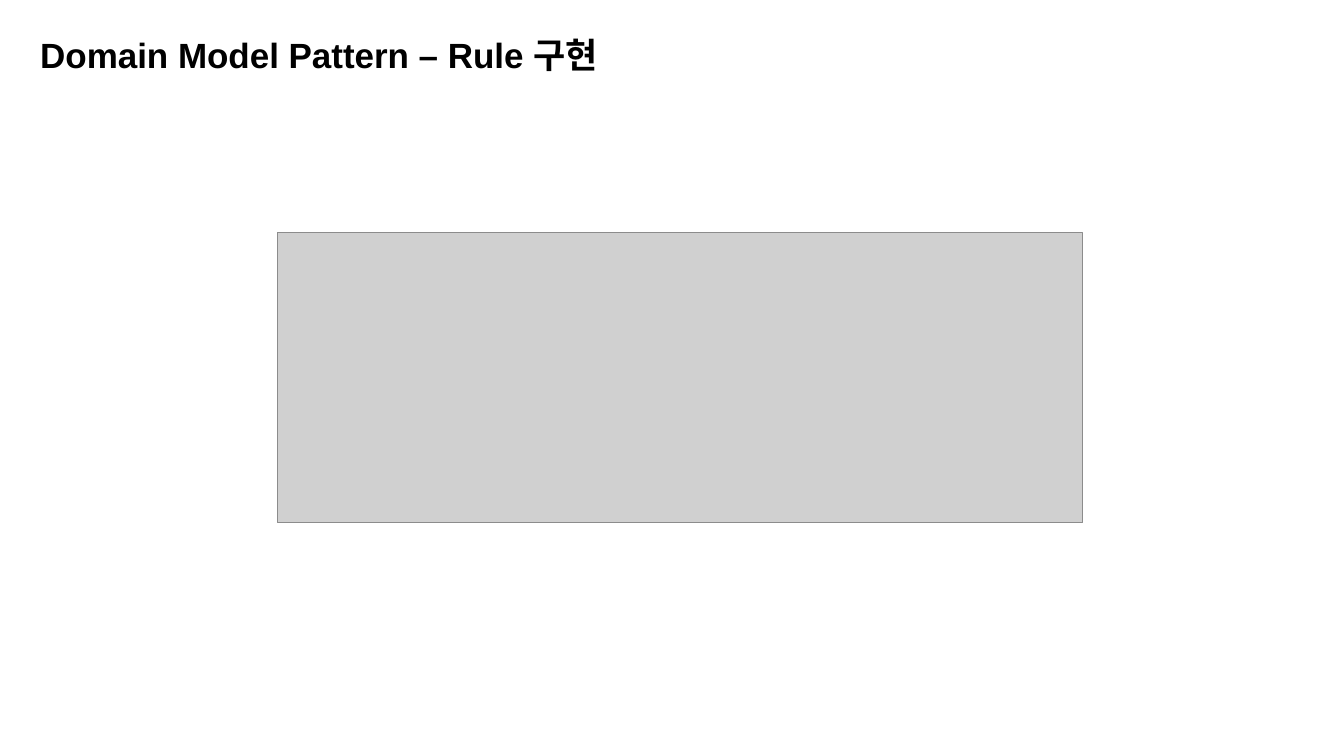
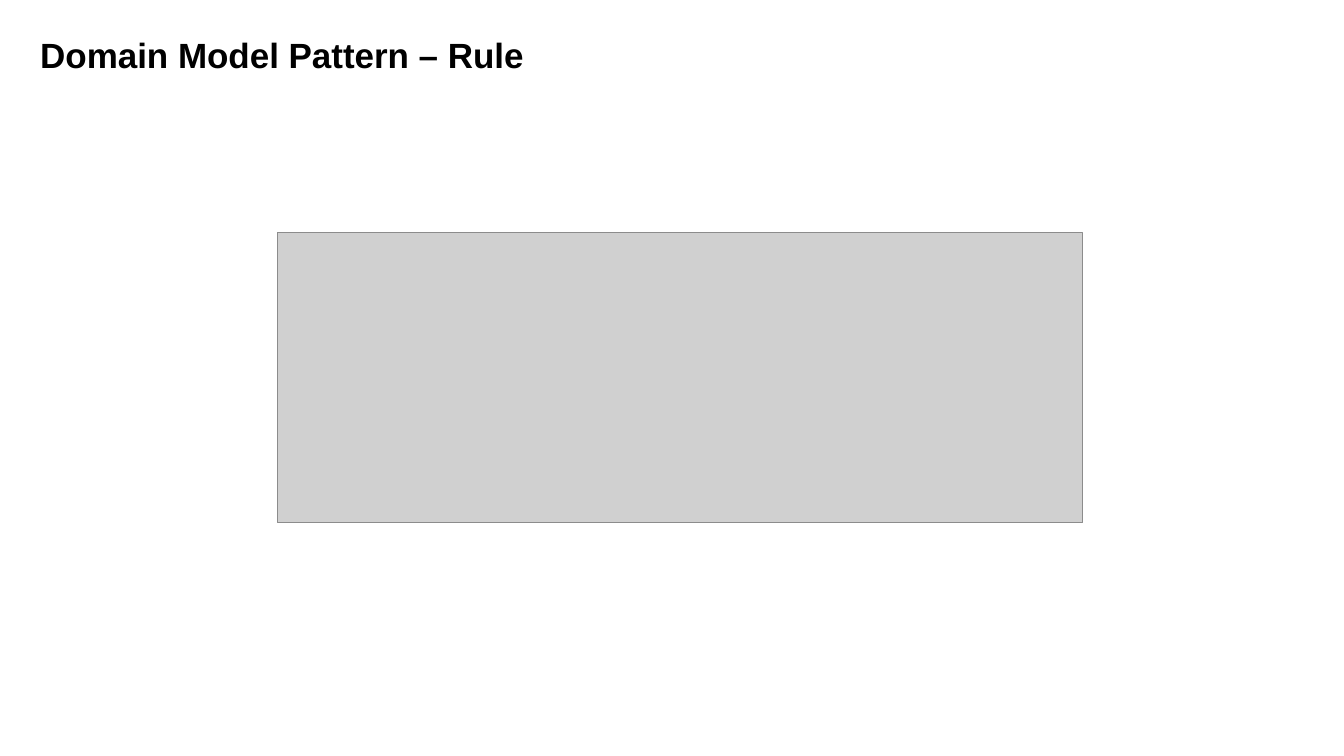
Before and after one commit to K-Diger/RealOOP, a slide deck: slide 22 of RealOOP.pptx (slide 21 before the commit). Drawn at 1344x756 pixels with LibreOffice and Linux fonts; fonts in the diff are those of the drawing; grey boxes stand for pictures. Boxes give left, top, right and bottom in pixels: in the first picture for what was removed or moved away, otherwise in the second. Text is boxed around its words. In the diff, an @@ line names an element or a change of style, - is before the commit and + after.

```diff
--- a/RealOOP.pptx
+++ b/RealOOP.pptx
@@ text at (40,42,524,69): text changed @@
-Domain Model Pattern – Rule 구현
+Domain Model Pattern – Rule
```
Also in this commit, not shown: 9 other slides changed, 1 slide added.
